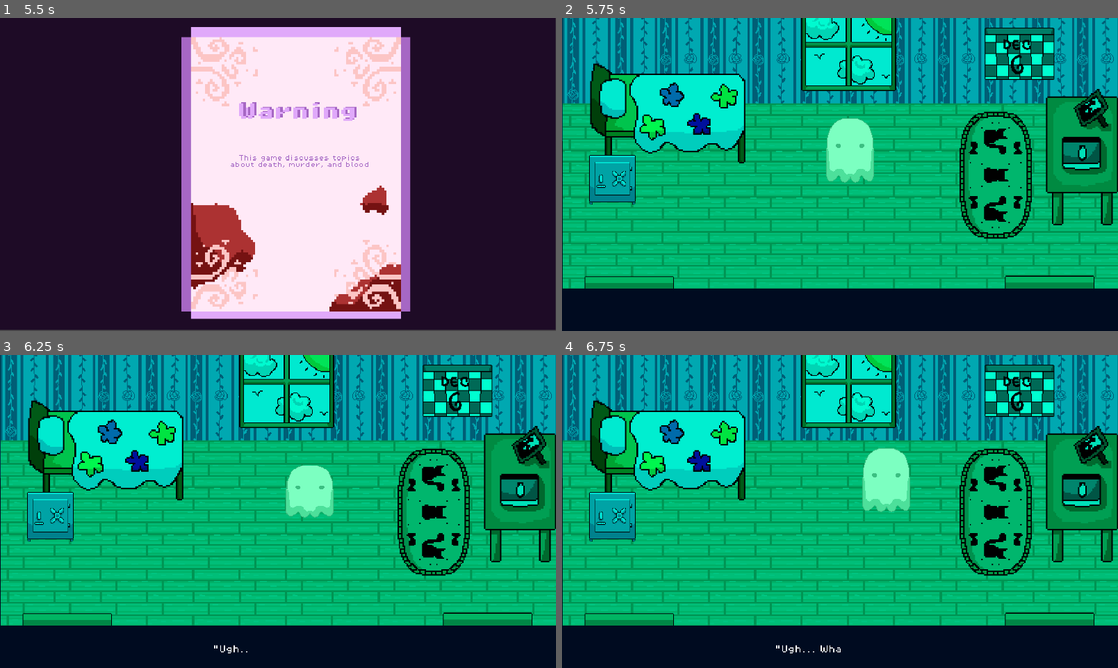
Above: before the commit, frames 1-4 (two rows, left to right).
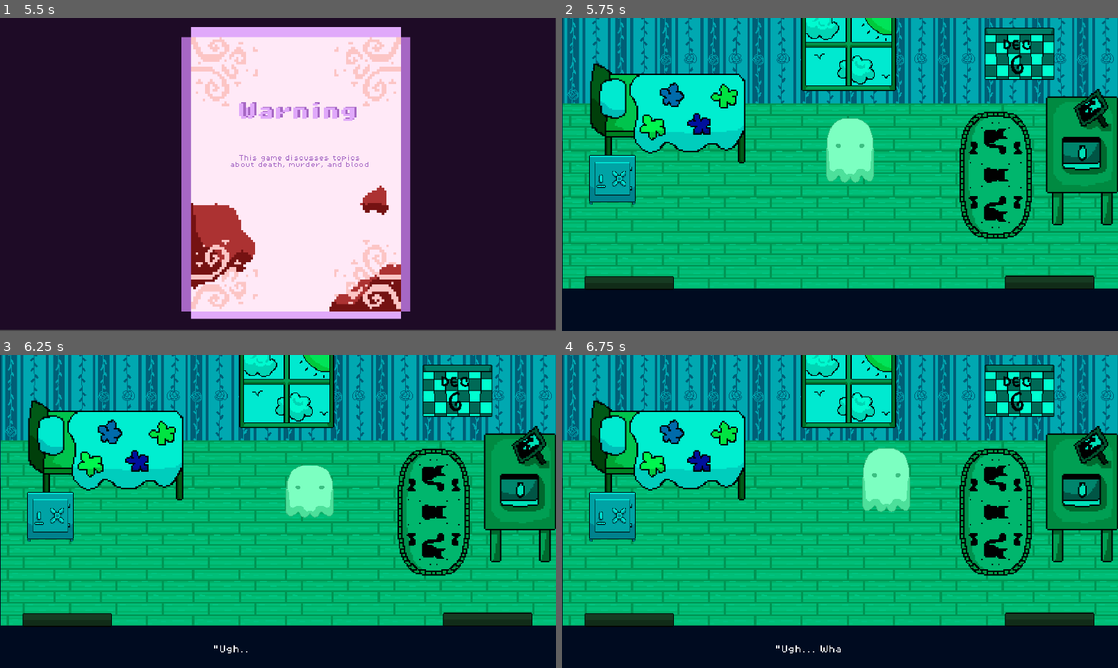
Above: after the commit, the same moments.

Repository: vishyyyyyyyyy/before-i-fade
Game: Godot game, scene res://scenes/menu.tscn
Two runs of this game, one before a commit and one after it. Both use one fixed random seed, a clock stepped at 60 frames per second and the inputs below. Sound files missing from this copy of the repository are replaced by a short silence.
Inputs (mouse positions are in pixels of both pictures, inside the frame that each line leads up to):
- Up to frame 1 (5.5 s): tap Enter at 0.5, 2, 3.5 s; move the mouse to (294, 208) at 0.52 s; hold Right (ui_right) 0.53-1.28 s; click (294, 208) at 0.67 s; tap Space at 1.25, 2.75, 4.25 s; move the mouse to (294, 243) at 1.27 s; hold Down (ui_down) 1.28-2.03 s; click (294, 243) at 1.42 s; move the mouse to (333, 105) at 2.02 s; hold Right (ui_right) 2.03-2.78 s; move the mouse to (250, 237) at 2.77 s; hold Up (ui_up) 2.78-3.53 s; click (250, 237) at 2.92 s; move the mouse to (444, 221) at 3.52 s; hold Left (ui_left) 3.53-5.03 s; move the mouse to (111, 127) at 4.27 s; move the mouse to (305, 174) at 5.02 s; hold Down (ui_down) from 5.03 s (still down); click (305, 174) at 5.17 s
- Up to frame 2 (5.75 s): keep holding Down (ui_down)
- Up to frame 3 (6.25 s): move the mouse to (489, 621) at 5.77 s; release Down (ui_down) at 5.78 s; hold Right (ui_right) from 5.78 s (still down); click (489, 621) at 5.92 s
- Up to frame 4 (6.75 s): move the mouse to (962, 495) at 6.52 s; release Right (ui_right) at 6.53 s; hold Up (ui_up) from 6.53 s (still down)

Frame 1 is identical in both runs. In frame 2, 1.3% of the frame differs, in the area x 4-96%, y 82-87%; in frame 3, 1.3%; in frame 4, 1.3%.

Commit message:
make door modulation more apparent

Diff:
--- a/scenes/bathroom.tscn
+++ b/scenes/bathroom.tscn
@@ -189,31 +189,38 @@
 scale = Vector2(5.34375, 5.34375)
 texture = ExtResource("4_c3o6o")
 
-[node name="Door" type="Sprite2D" parent="CanvasLayer2"]
+[node name="Pinkrug" type="Sprite2D" parent="CanvasLayer2"]
+position = Vector2(1349, 926)
+scale = Vector2(5.43164, 1.99804)
+texture = ExtResource("6_c0g1v")
+
+[node name="Toliet" type="Sprite2D" parent="CanvasLayer2"]
+position = Vector2(1349, 593)
+scale = Vector2(4.95508, 4.95508)
+texture = ExtResource("7_ym42y")
+
+[node name="Bathtub" type="Sprite2D" parent="CanvasLayer2"]
+position = Vector2(499, 700)
+scale = Vector2(6.35938, 6.35938)
+texture = ExtResource("8_hq5ij")
+
+[node name="Flowerpainting" type="Sprite2D" parent="CanvasLayer2"]
+position = Vector2(982, 265)
+scale = Vector2(3.10156, 3.10156)
+texture = ExtResource("9_c0g1v")
+
+[node name="CanvasLayer4" type="CanvasLayer" parent="."]
+
+[node name="CanvasModulate2" type="CanvasModulate" parent="CanvasLayer4"]
+position = Vector2(2024, 1127)
+scale = Vector2(3.5, 3.5)
+color = Color(0.0938939, 0.322573, 0.279504, 1)
+
+[node name="Door" type="Sprite2D" parent="CanvasLayer4"]
 position = Vector2(-4, 965.677)
 rotation = 1.5708
 scale = Vector2(3.08318, 3.5)
 texture = ExtResource("5_hq5ij")
-
-[node name="Pinkrug" type="Sprite2D" parent="CanvasLayer2"]
-position = Vector2(1349, 926)
-scale = Vector2(5.43164, 1.99804)
-texture = ExtResource("6_c0g1v")
-
-[node name="Toliet" type="Sprite2D" parent="CanvasLayer2"]
-position = Vector2(1349, 593)
-scale = Vector2(4.95508, 4.95508)
-texture = ExtResource("7_ym42y")
-
-[node name="Bathtub" type="Sprite2D" parent="CanvasLayer2"]
-position = Vector2(499, 700)
-scale = Vector2(6.35938, 6.35938)
-texture = ExtResource("8_hq5ij")
-
-[node name="Flowerpainting" type="Sprite2D" parent="CanvasLayer2"]
-position = Vector2(982, 265)
-scale = Vector2(3.10156, 3.10156)
-texture = ExtResource("9_c0g1v")
 
 [node name="ColorRect2" type="ColorRect" parent="."]
 offset_left = -17.0
--- a/scenes/bedroom.tscn
+++ b/scenes/bedroom.tscn
@@ -170,6 +170,22 @@
 color = Color(0.117182, 0.0425973, 0.151198, 1)
 metadata/_edit_lock_ = true
 
+[node name="CanvasLayer2" type="CanvasLayer" parent="."]
+
+[node name="CanvasModulate2" type="CanvasModulate" parent="CanvasLayer2"]
+position = Vector2(2024, 1127)
+scale = Vector2(3.5, 3.5)
+color = Color(0.0938939, 0.322573, 0.279504, 1)
+
+[node name="Door" type="Sprite2D" parent="CanvasLayer2/CanvasModulate2"]
+scale = Vector2(1, 1)
+texture = ExtResource("4_d74ih")
+
+[node name="Door2" type="Sprite2D" parent="CanvasLayer2/CanvasModulate2"]
+position = Vector2(-497.714, 0.571442)
+scale = Vector2(1, 1)
+texture = ExtResource("4_d74ih")
+
 [node name="CanvasModulate" type="CanvasModulate" parent="."]
 color = Color(3.08037e-06, 0.993911, 0.816257, 1)
 
@@ -201,16 +217,6 @@
 position = Vector2(209, 665)
 scale = Vector2(2, 2)
 texture = ExtResource("5_d74ih")
-
-[node name="Door" type="Sprite2D" parent="CanvasModulate"]
-position = Vector2(2024, 1127)
-scale = Vector2(3.5, 3.5)
-texture = ExtResource("4_d74ih")
-
-[node name="Door2" type="Sprite2D" parent="CanvasModulate"]
-position = Vector2(282, 1129)
-scale = Vector2(3.5, 3.5)
-texture = ExtResource("4_d74ih")
 
 [node name="Window" type="Sprite2D" parent="CanvasModulate"]
 position = Vector2(1188, 111)
